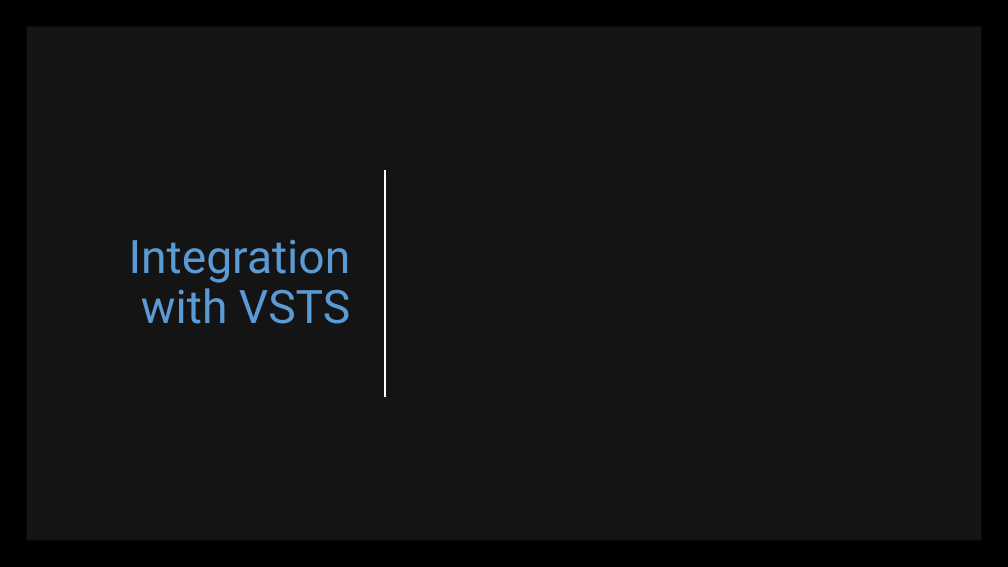
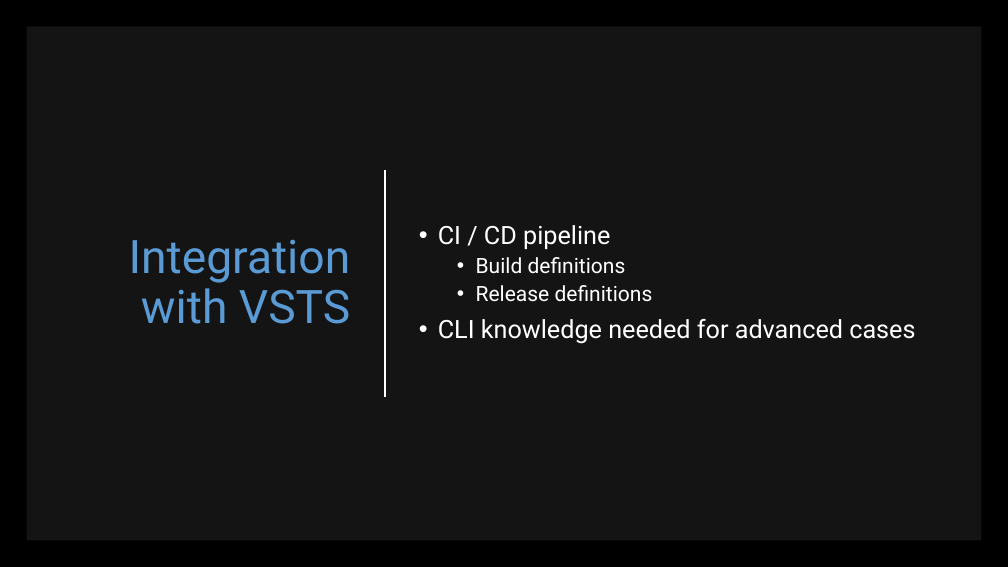
Before and after one commit to scottaddie/slide-decks, a slide deck: slide 9 of Tour de .NET Core CLI.pptx. Drawn at 1008x567 pixels with LibreOffice and Linux fonts; fonts in the diff are those of the drawing. Boxes give left, top, right and bottom in pixels: in the first picture for what was removed or moved away, otherwise in the second. Text is boxed around its words. In the diff, an @@ line names an element or a change of style, - is before the commit and + after.

Commit message:
Minor tweaks

```diff
--- a/Tour de .NET Core CLI.pptx
+++ b/Tour de .NET Core CLI.pptx
@@ text added at [438, 225, 915, 344], 24 pt, text #FFFFFF @@
+• CI / CD pipeline
+  • Build definitions
+  • Release definitions
+• CLI knowledge needed for advanced cases
```
Also in this commit, not shown: 2 other slides changed.
